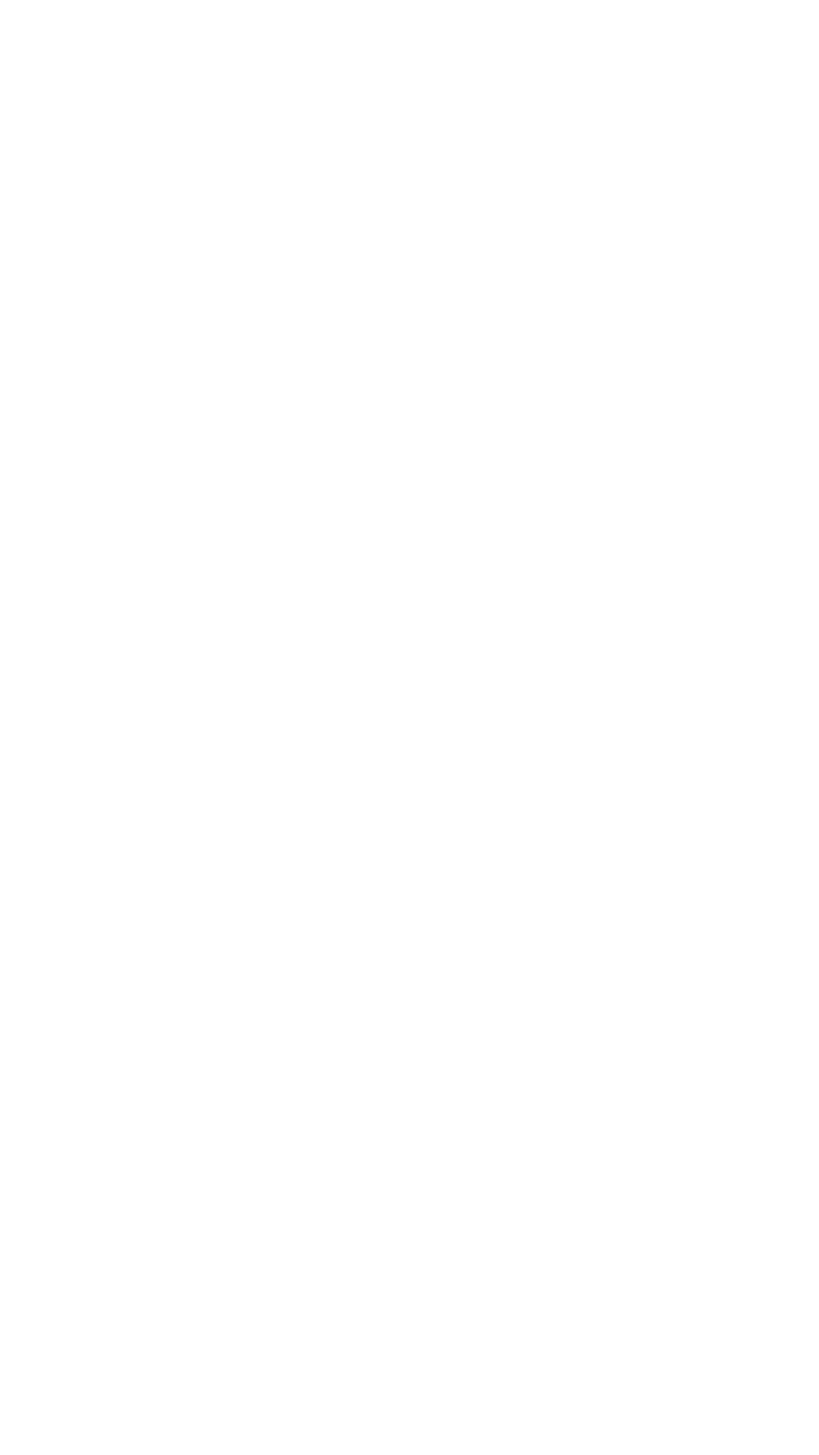
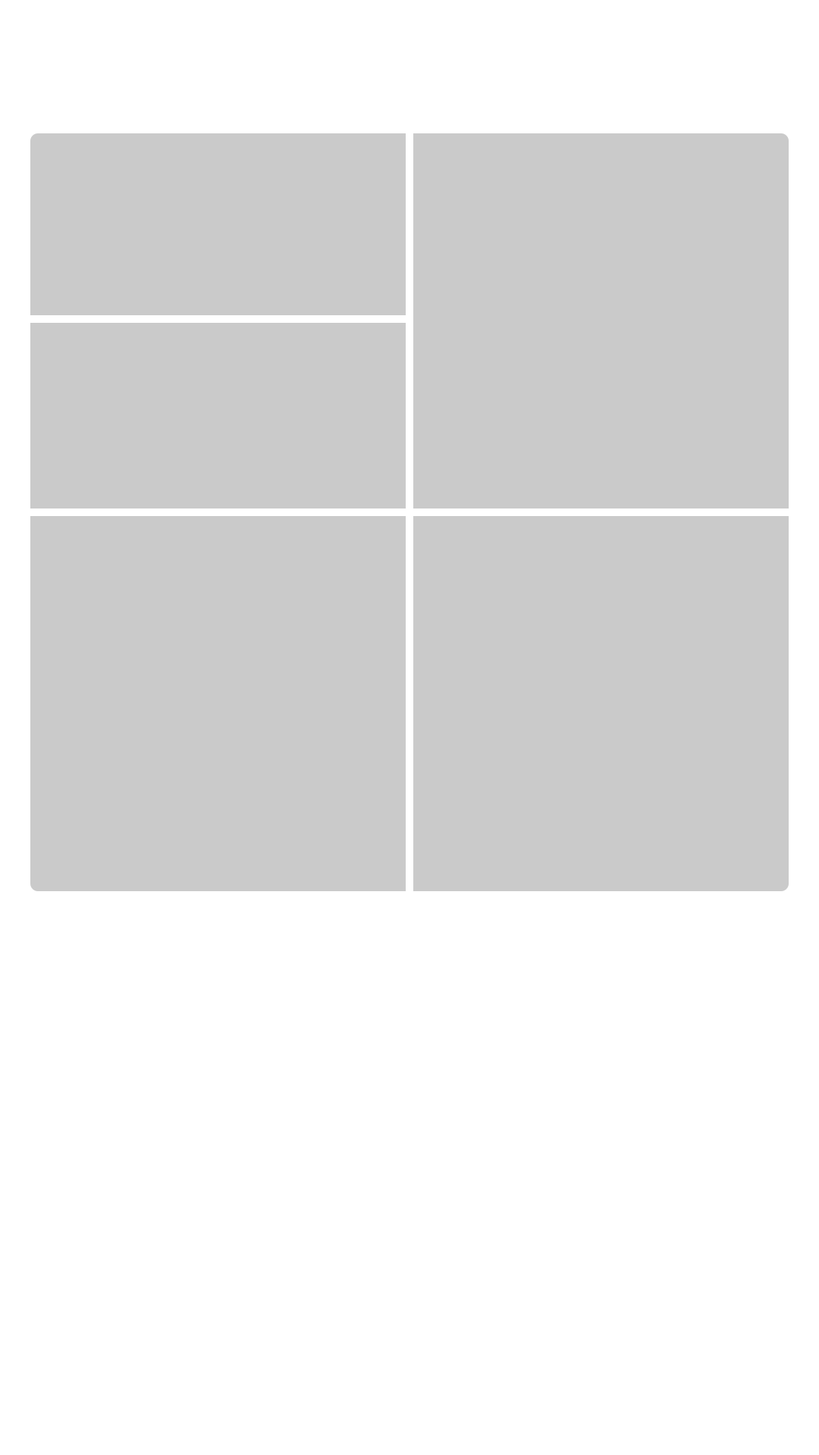
Layers edited between the first and the second 819px x 1455px image:
showed group "Niveles" (39 layers) over [30, 133, 789, 892]
showed "nivel 1" over [30, 133, 789, 892]
